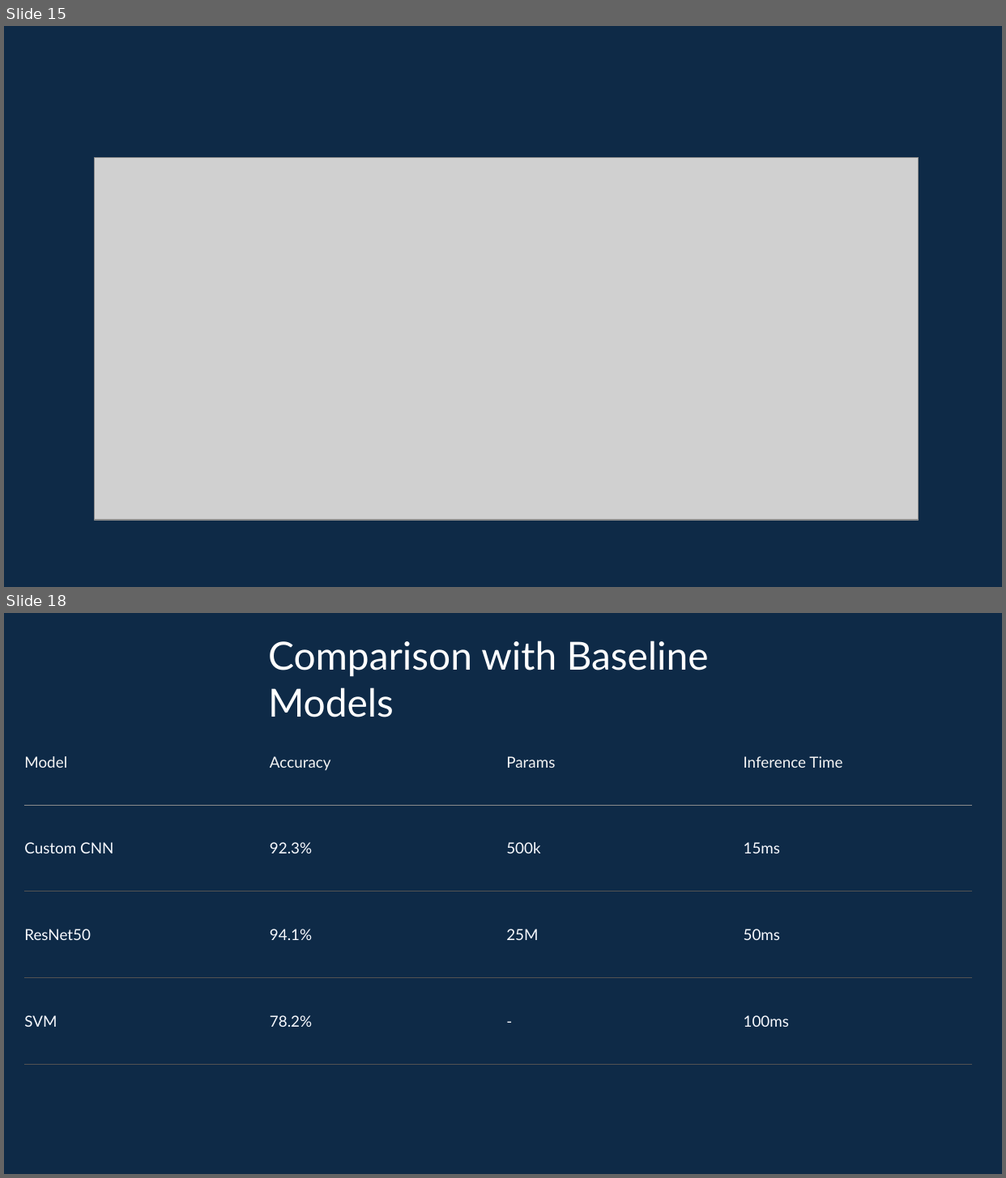
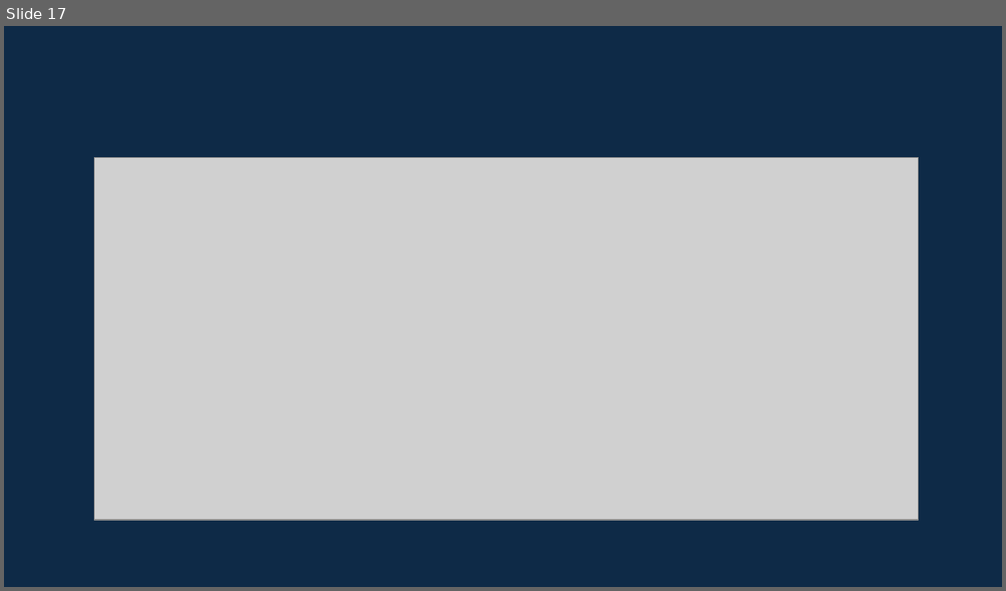
Before and after one commit to OmarTamer2004/depi-project-, a slide deck: PRESENTATION.pptx. Shown one above the other, each under a label of ours: slides 15 and 18 before the commit, slide 17 after it; the slides between them are not shown. The pictures are 1006x1178 and 1006x591 pixels, drawn with LibreOffice and Linux fonts; fonts in the diff are those of the drawing; grey boxes stand for pictures. Boxes give left, top, right and bottom in pixels: in the first picture for what was removed or moved away, otherwise in the second. Text is boxed around its words. In the diff, an @@ line names an element or a change of style, - is before the commit and + after.

```diff
--- a/PRESENTATION.pptx
+++ b/PRESENTATION.pptx
@@ slide 18 removed at [4,613,1002,1174], background #0E2A47 @@
@@ text removed at [268,641,709,717] @@
-Comparison with Baseline Models
@@ table removed at [25,719,971,1064], 4 rows, 4 columns @@
-Model | Accuracy | Params | Inference Time
-Custom CNN | 92.3% | 500k | 15ms
-ResNet50 | 94.1% | 25M | 50ms
-SVM | 78.2% | - | 100ms
@@ what was slide 15 is now slide 17 @@
```
Also in this commit, not shown: 7 slides changed.
